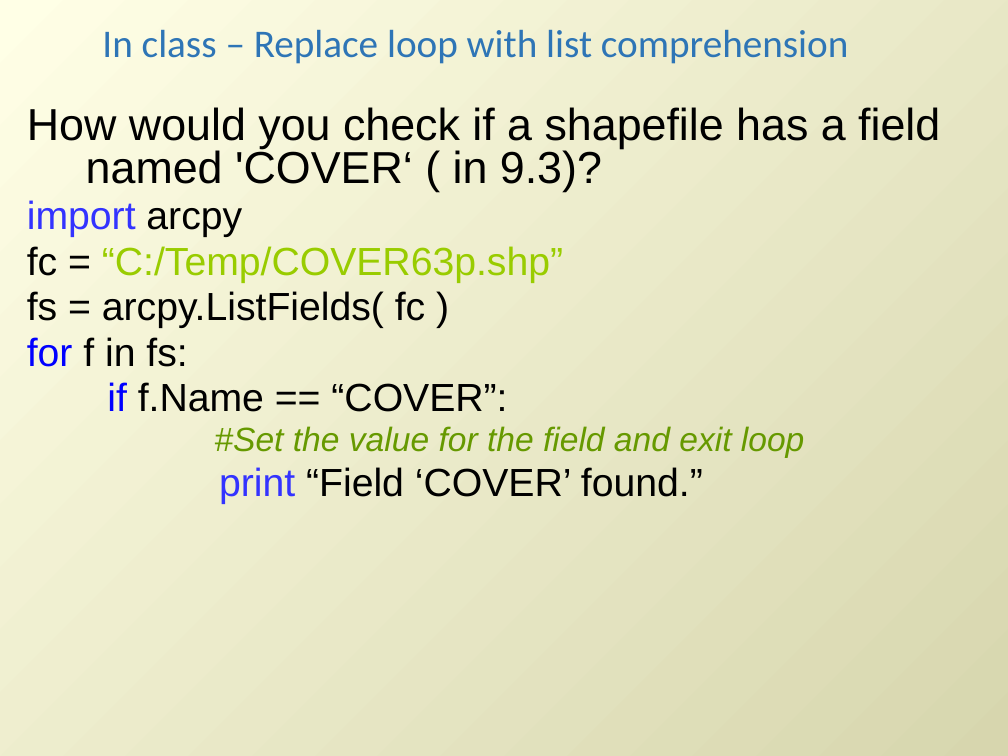
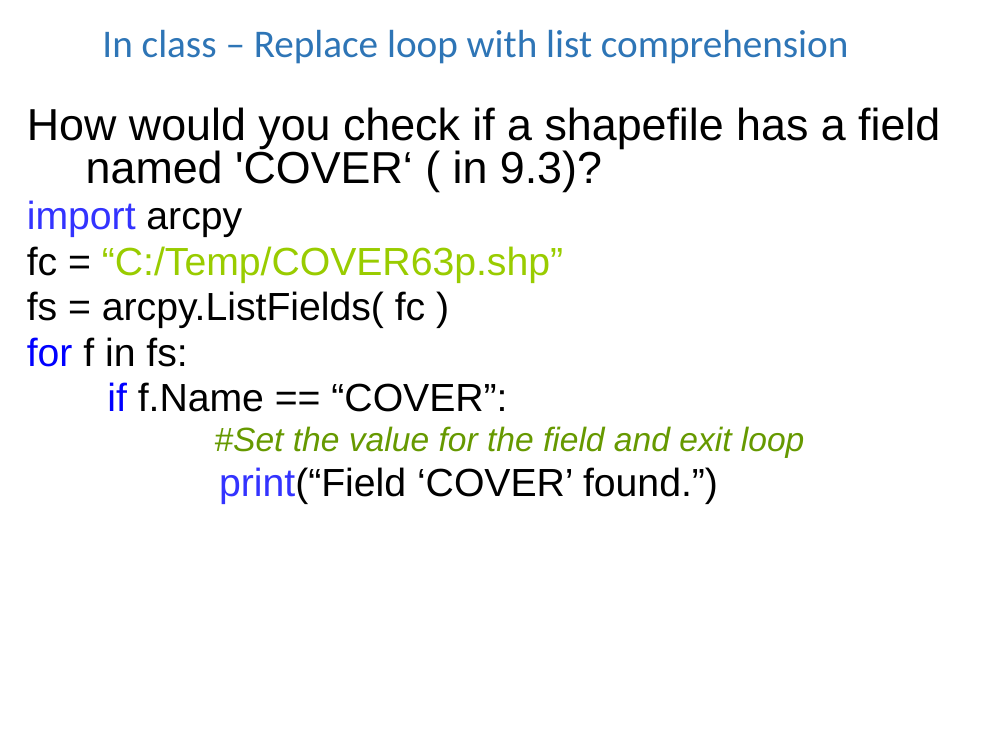
Before and after one commit to lgtateos/gis540, a slide deck: slide 30 of slides/looping2.pptx. Drawn at 1008x756 pixels with LibreOffice and Linux fonts; fonts in the diff are those of the drawing. Boxes give left, top, right and bottom in pixels: in the first picture for what was removed or moved away, otherwise in the second. Text is boxed around its words. In the diff, an @@ line names an element or a change of style, - is before the commit and + after.

```diff
--- a/slides/looping2.pptx
+++ b/slides/looping2.pptx
@@ background gradient #FFFFE6 to #D7D6AE to #FFFFFF @@
@@ text at (x1=219, y1=467, x2=718, y2=504): text changed @@
-print “Field ‘COVER’ found.”
+print(“Field ‘COVER’ found.”)
```
Also in this commit, not shown: 35 other slides changed.
